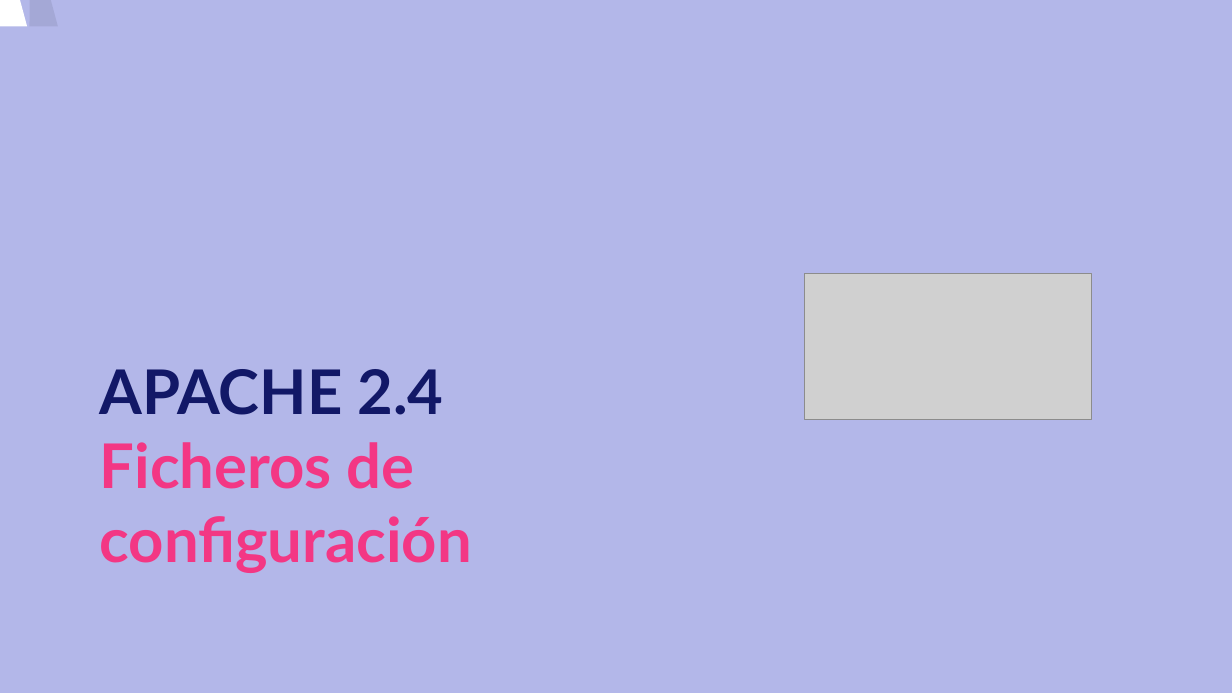
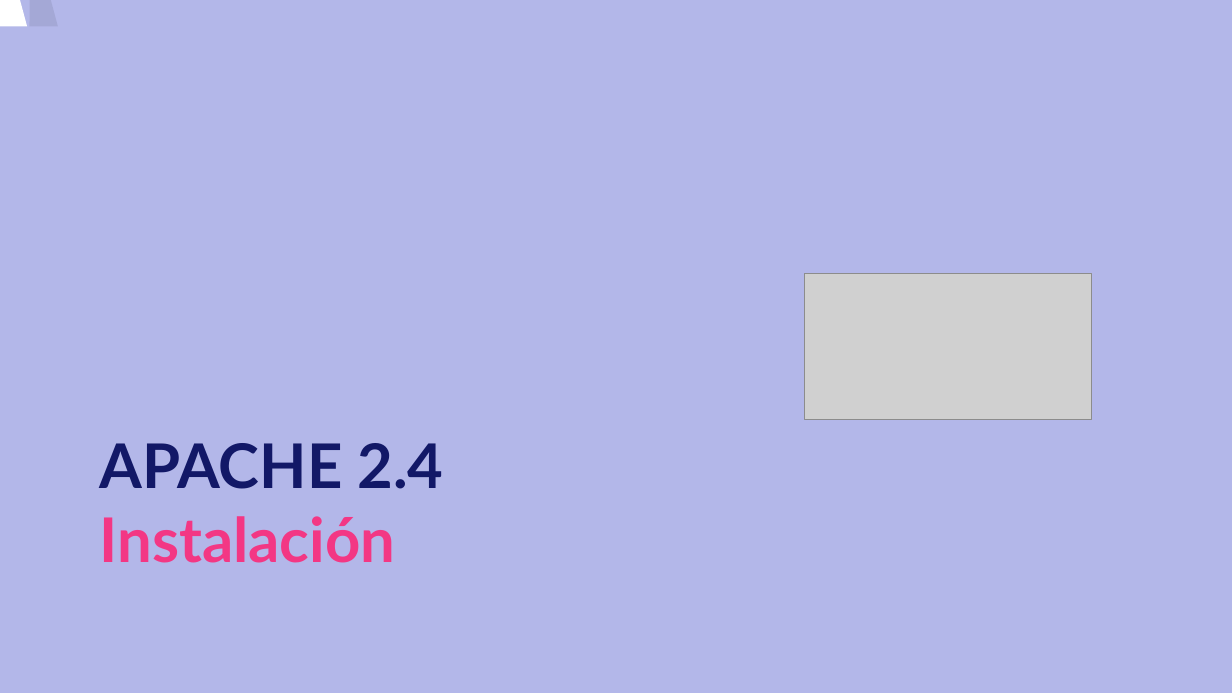
Before and after one commit to carloskuce/SRI, a slide deck: slide 1 of curso/u3/u3.odp. Drawn at 1232x693 pixels with LibreOffice and Linux fonts; fonts in the diff are those of the drawing; grey boxes stand for pictures. Boxes give left, top, right and bottom in pixels: in the first picture for what was removed or moved away, otherwise in the second. Text is boxed around its words. In the diff, an @@ line names an element or a change of style, - is before the commit and + after.

```diff
--- a/curso/u3/u3.odp
+++ b/curso/u3/u3.odp
@@ title at (100,443,443,563): text changed @@
-APACHE 2.4
-Ficheros de configuración
+APACHE 2.4
+Instalación
```
Also in this commit, not shown: 3 slides added, 4 slides removed, 1 other file.
